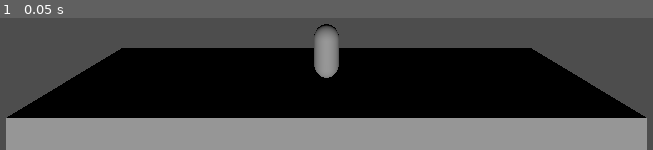
Above: before the commit, frame 1.
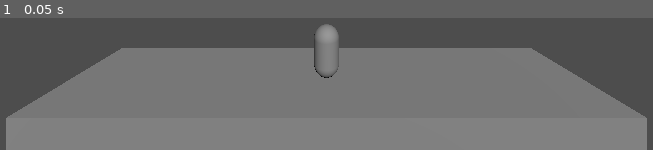
Above: after the commit, the same moment.

Repository: greatbrick0/SacrificeJam1
Game: Godot game, scene res://Scenes/main_level.tscn
Two runs of this game, one before a commit and one after it. Both use one fixed random seed, a clock stepped at 60 frames per second and the inputs below. The project has no main scene, so this scene is started directly.
Inputs:
- Up to frame 1 (0.05 s): no input

The runs differ from the first frame. In frame 1, 42% of the frame differs, in the area x 1-99%, y 4-76%.

Commit message:
Adjusted Main Light

Diff:
--- a/Scenes/main_level.tscn
+++ b/Scenes/main_level.tscn
@@ -16,7 +16,8 @@
 transform = Transform3D(1, 0, 0, 0, 1, 0, 0, 0, 1, 0, 5, 9)
 fov = 90.0
 
-[node name="MainLight" type="DirectionalLight3D" parent="."]
-
 [node name="CharacterForScale" type="MeshInstance3D" parent="."]
 mesh = SubResource("CapsuleMesh_ja2xh")
+
+[node name="MainLight" type="DirectionalLight3D" parent="."]
+transform = Transform3D(0.984808, -0.111619, 0.133022, 0, 0.766044, 0.642788, -0.173648, -0.633022, 0.754407, 0, 0, 0)
